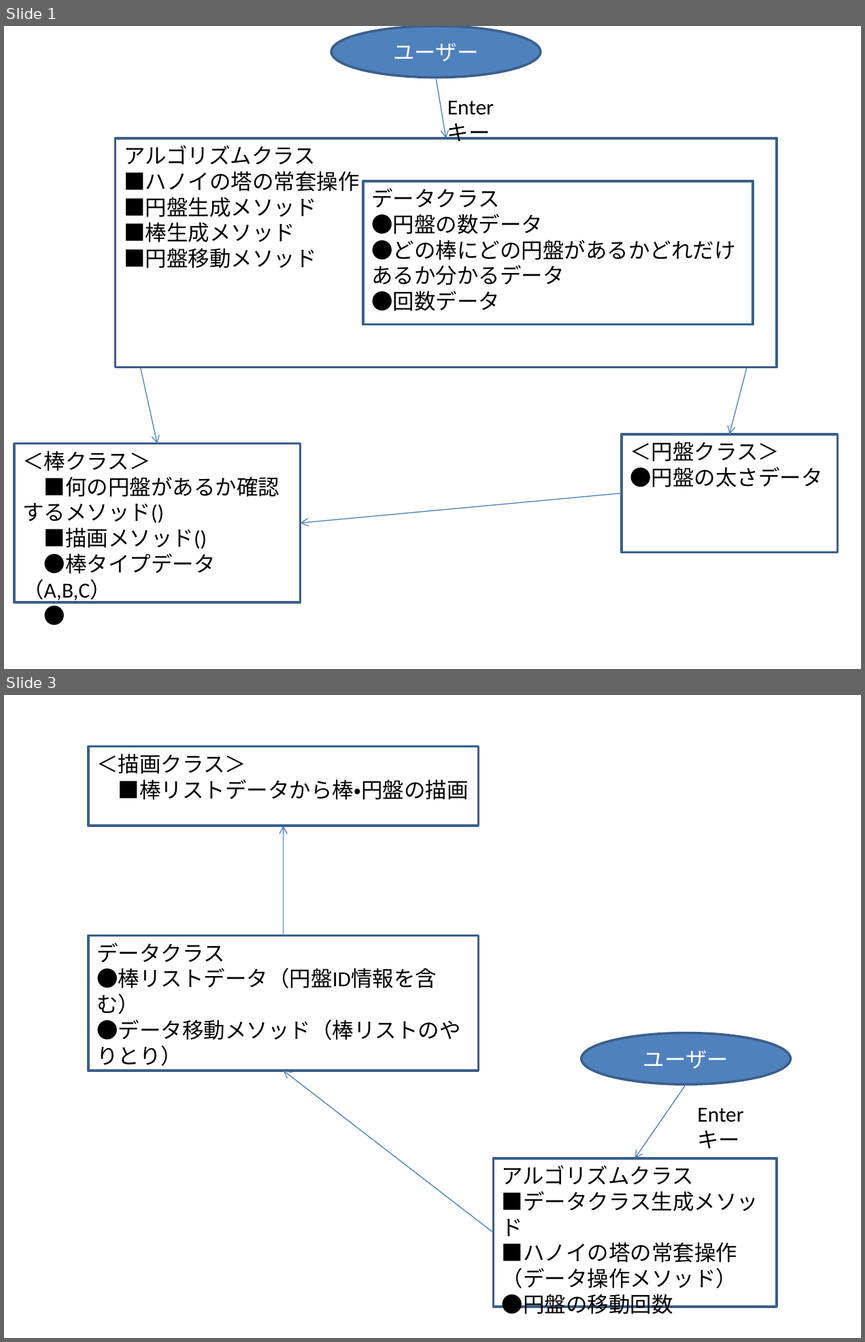
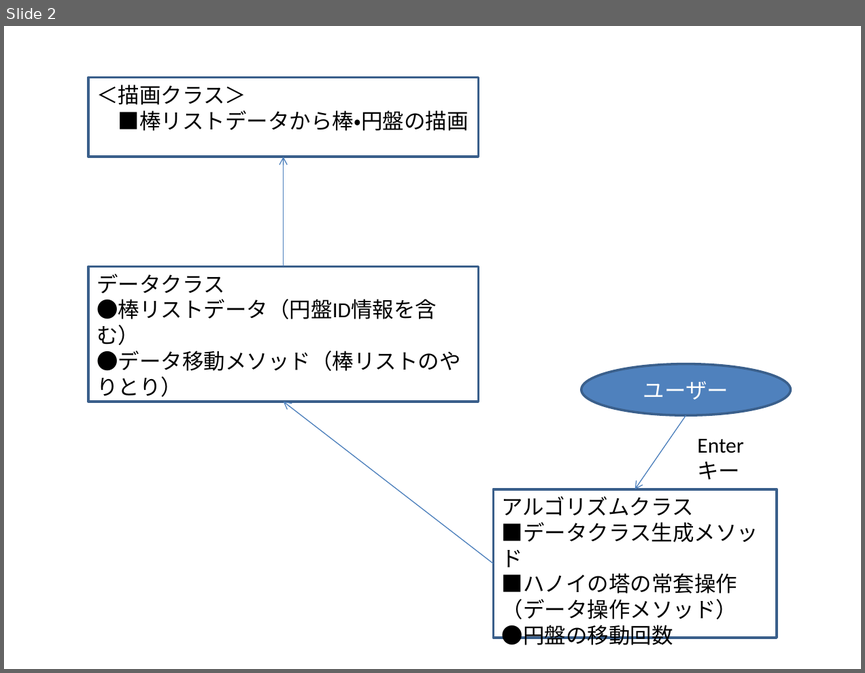
Before and after one commit to tsukimoto/TowerOfHanoi, a slide deck: 設計図.pptx. Shown one above the other, each under a label of ours: slides 1 and 3 before the commit, slide 2 after it; the slides between them are not shown. The pictures are 865x1342 and 865x673 pixels, drawn with LibreOffice and Linux fonts; fonts in the diff are those of the drawing. Boxes give left, top, right and bottom in pixels: in the first picture for what was removed or moved away, otherwise in the second. Text is boxed around its words. In the diff, an @@ line names an element or a change of style, - is before the commit and + after.

```diff
--- a/設計図.pptx
+++ b/設計図.pptx
@@ slide 1 removed at (4,26,861,669), background #FFFFFF @@
@@ ellipse removed at (331,26,541,78) @@
-ユーザー
@@ arrow removed from (436, 78) to (446, 138) @@
@@ text removed at (439,89,544,124) @@
-Enterキー
@@ rectangle removed at (116,138,777,367) @@
-アルゴリズムクラス
-■ハノイの塔の常套操作
-■円盤生成メソッド
-■棒生成メソッド
-■円盤移動メソッド
@@ rectangle removed at (363,181,753,324) @@
-データクラス
-●円盤の数データ
-●どの棒にどの円盤があるかどれだけあるか分かるデータ
-●回数データ
@@ arrow removed from (116, 252) to (158, 444) @@
@@ arrow removed from (777, 252) to (729, 434) @@
@@ rectangle removed at (14,444,300,602) @@
-＜棒クラス＞
-■何の円盤があるか確認するメソッド()
-■描画メソッド()
-●棒タイプデータ（A,B,C）
-●
@@ rectangle removed at (621,434,837,552) @@
-＜円盤クラス＞
-●円盤の太さデータ
@@ arrow removed from (621, 493) to (300, 523) @@
@@ what was slide 3 is now slide 2 @@
```
Also in this commit, not shown: 1 slide added, 1 other slide removed.
